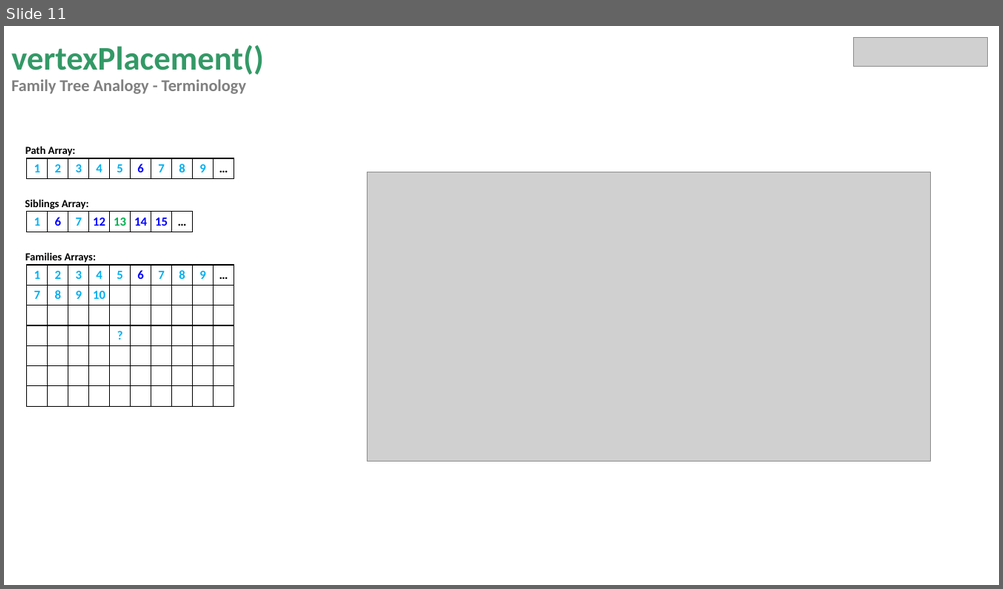
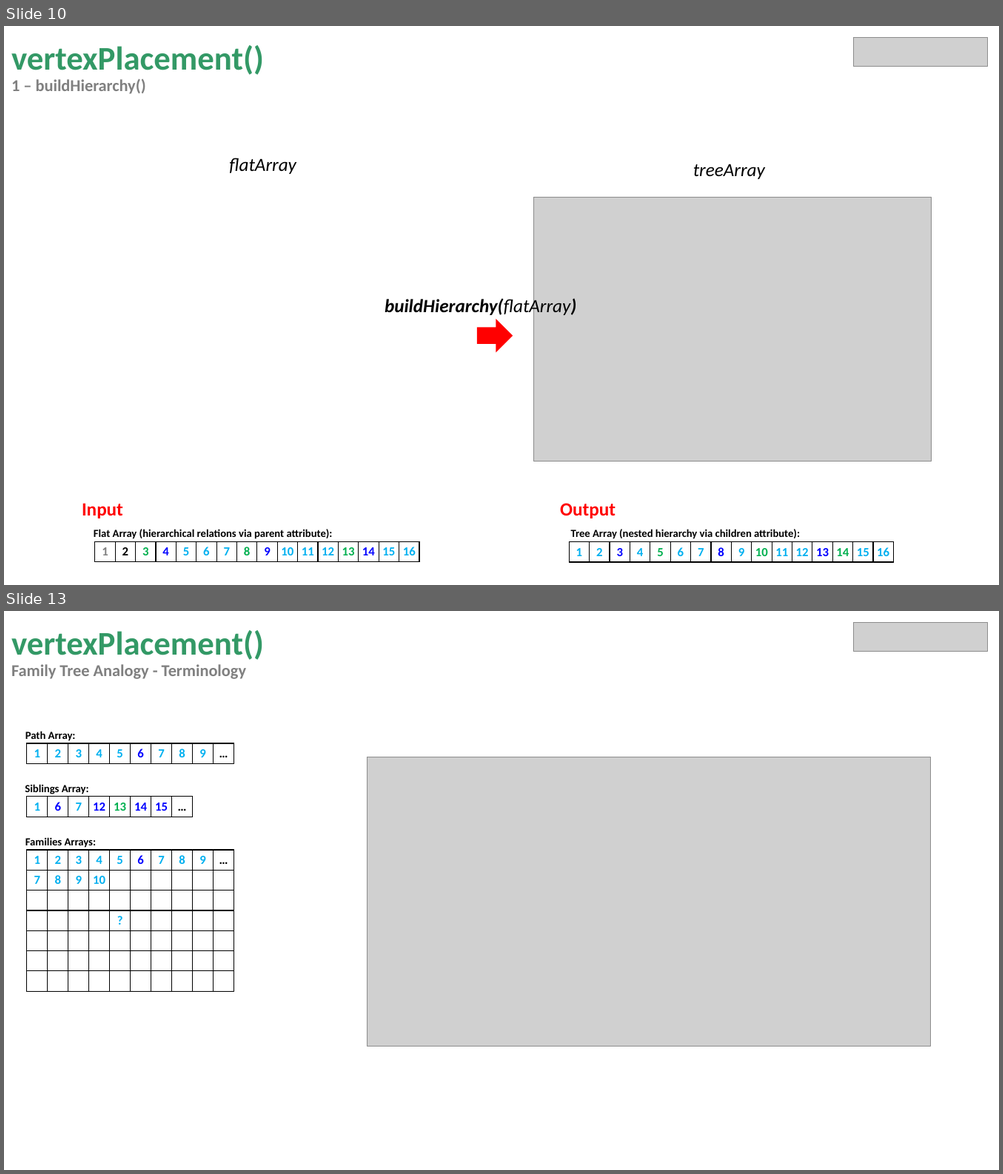
Before and after one commit to miguelrk/tum-mw-bachelorarbeit, a slide deck: 3 Entwicklungsphase/weekly_meeting_11.pptx. Shown one above the other, each under a label of ours: slide 11 before the commit, slides 10 and 13 after it; the slides between them are not shown. The pictures are 1003x589 and 1003x1174 pixels, drawn with LibreOffice and Linux fonts; fonts in the diff are those of the drawing; grey boxes stand for pictures. Boxes give left, top, right and bottom in pixels: in the first picture for what was removed or moved away, otherwise in the second. Text is boxed around its words. In the diff, an @@ line names an element or a change of style, - is before the commit and + after.

Commit message:
Creates tree diagram in draw io

```diff
--- a/3 Entwicklungsphase/weekly_meeting_11.pptx
+++ b/3 Entwicklungsphase/weekly_meeting_11.pptx
@@ slide 10 added at [4,26,999,585], background #FFFFFF @@
@@ title added at [11,45,264,94], 16 pt, text #808080, bold @@
+vertexPlacement()
+1 – buildHierarchy()
@@ picture added at [854,37,988,66] @@
@@ text added at [229,158,296,174], 18 pt, text #000000, italic @@
+flatArray
@@ text added at [693,164,765,179], 18 pt, text #000000, italic @@
+treeArray
@@ picture added at [533,198,930,462] @@
@@ text added at [384,297,576,317], 18 pt, text #000000, bold, italic @@
+buildHierarchy(flatArray)
@@ right arrow added at [477,321,512,352], fill #FF0000, outline #FF0000 1 pt @@
@@ text added at [82,503,123,519], 18 pt, text #FF0000, bold @@
+Input
@@ text added at [560,503,615,519], 18 pt, text #FF0000, bold @@
+Output
@@ text added at [94,529,333,540], 10.5 pt, text #000000, bold @@
+Flat Array (hierarchical relations via parent attribute):
@@ text added at [571,529,800,540], 10.5 pt, text #000000, bold @@
+Tree Array (nested hierarchy via children attribute):
@@ table added at [95,543,418,562], 1 rows, 16 columns @@
+1 | 2 | 3 | 4 | 5 | 6 | 7 | 8 | 9 | 10 | 11 | 12 | 13 | 14 | 15 | 16
@@ table added at [569,543,891,562], 1 rows, 16 columns @@
+1 | 2 | 3 | 4 | 5 | 6 | 7 | 8 | 9 | 10 | 11 | 12 | 13 | 14 | 15 | 16
@@ what was slide 11 is now slide 13 @@
```
Also in this commit, not shown: 1 slide changed, 1 other slide added, 2 other files.
